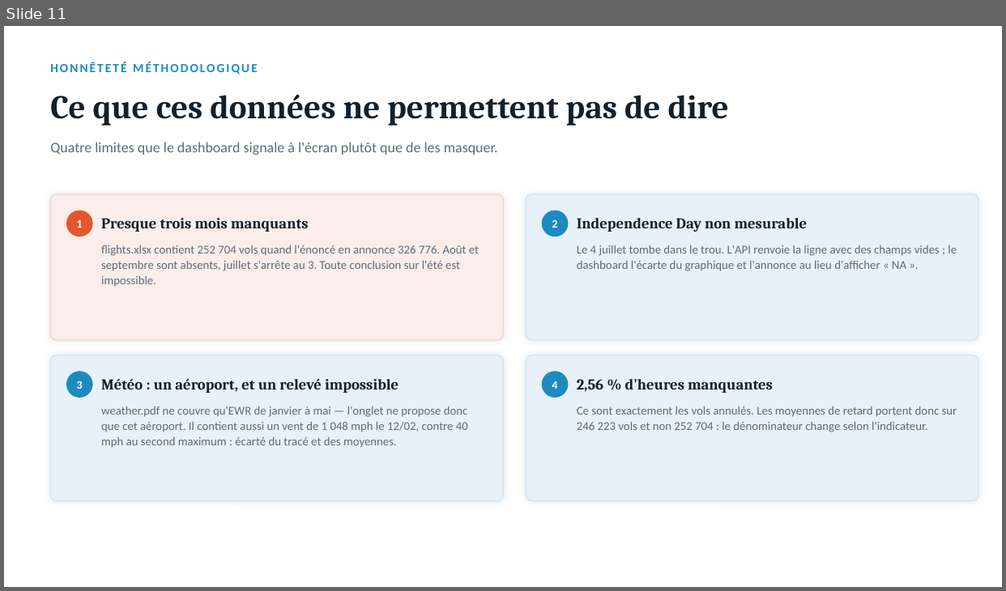
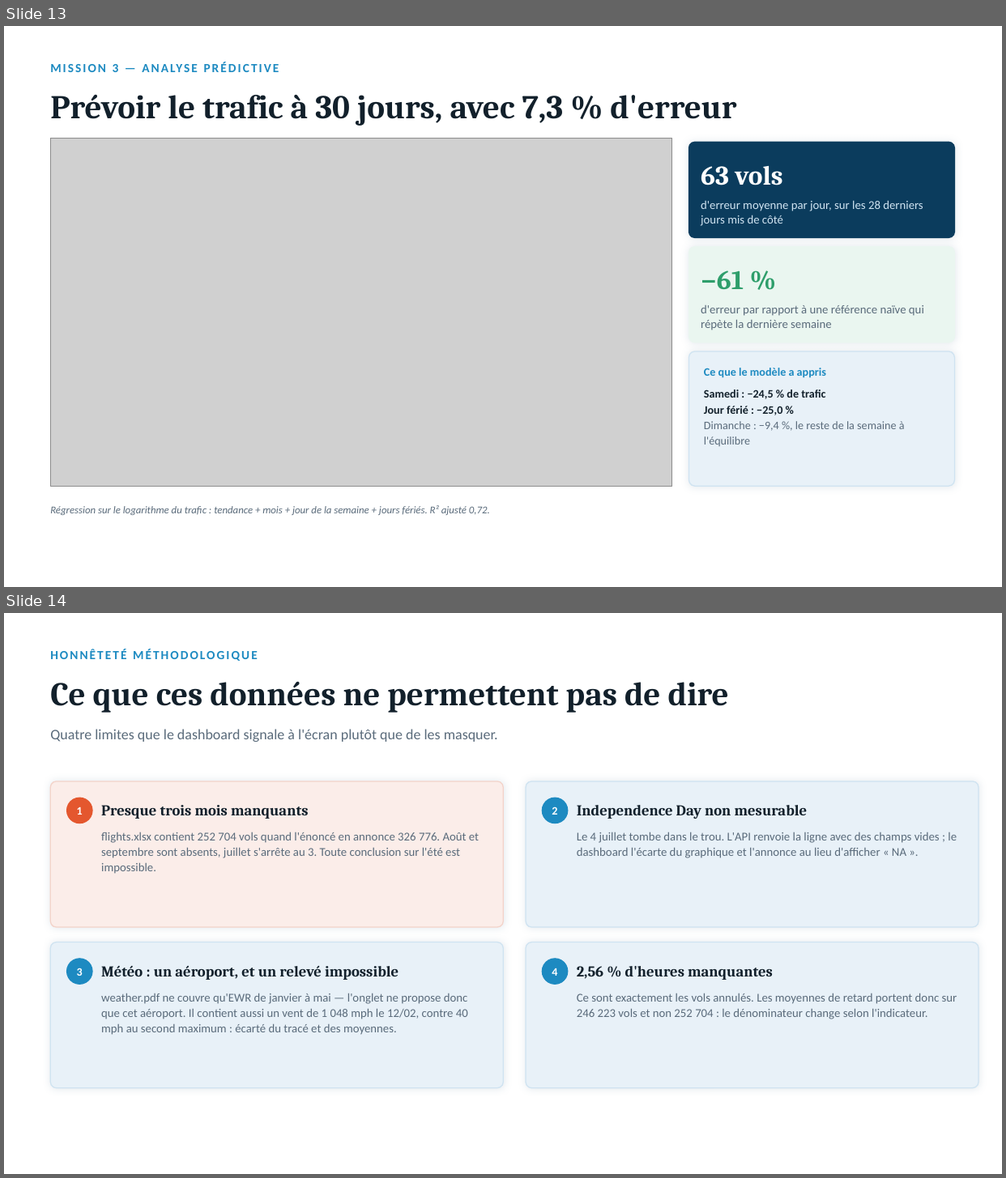
Before and after one commit to Salmabentisse/trafic-aerien-adp, a slide deck: presentation/Trafic_Aerien_ADP_presentation.pptx. Shown one above the other, each under a label of ours: slide 11 before the commit, slides 13 and 14 after it. The pictures are 1006x591 and 1006x1178 pixels, drawn with LibreOffice and Linux fonts; fonts in the diff are those of the drawing; grey boxes stand for pictures. Boxes give left, top, right and bottom in pixels: in the first picture for what was removed or moved away, otherwise in the second. Text is boxed around its words. In the diff, an @@ line names an element or a change of style, - is before the commit and + after.

```diff
--- a/presentation/Trafic_Aerien_ADP_presentation.pptx
+++ b/presentation/Trafic_Aerien_ADP_presentation.pptx
@@ slide 13 added at bbox=[4, 26, 1002, 587], background #FFFFFF @@
@@ text added at bbox=[113, 64, 119, 72], 12 pt, text #1D8AC1, bold @@
+MISSION 3 — ANALYSE PRÉDICTIVE
@@ text added at bbox=[50, 95, 736, 126], 32 pt, text #12202B, bold @@
+Prévoir le trafic à 30 jours, avec 7,3 % d'erreur
@@ picture added at bbox=[50, 139, 671, 486] @@
@@ rounded rectangle added at bbox=[689, 142, 955, 238], fill #0B3C5D, outline #0B3C5D 1 pt @@
@@ text added at bbox=[701, 166, 782, 186], 26 pt, text #FFFFFF, bold @@
+63 vols
@@ text added at bbox=[701, 200, 923, 226], 11.5 pt, text #CFE3F1 @@
+d'erreur moyenne par jour, sur les 28 derniers jours mis de côté
@@ rounded rectangle added at bbox=[689, 247, 955, 343], fill #EAF6F0, outline #EAF6F0 1 pt @@
@@ text added at bbox=[701, 271, 744, 289], 26 pt, text #2E9E6B, bold @@
+−61 %
@@ text added at bbox=[701, 305, 924, 331], 11.5 pt, text #5A6B7B @@
+d'erreur par rapport à une référence naïve qui répète la dernière semaine
@@ rounded rectangle added at bbox=[689, 352, 955, 486], fill #E8F1F8, outline #CFE3F1 1 pt @@
@@ text added at bbox=[704, 368, 826, 378], 11 pt, text #1D8AC1, bold @@
+Ce que le modèle a appris
@@ text added at bbox=[704, 390, 905, 446], 11 pt, text #5A6B7B @@
+Samedi : −24,5 % de trafic
+Jour férié : −25,0 %
+Dimanche : −9,4 %, le reste de la semaine à l'équilibre
@@ text added at bbox=[50, 506, 490, 515], 10 pt, text #5A6B7B, italic @@
+Régression sur le logarithme du trafic : tendance + mois + jour de la semaine + jours fériés. R² ajusté 0,72.
@@ what was slide 11 is now slide 14 @@
```
Also in this commit, not shown: 3 slides changed, 2 other slides added, 13 other files.
